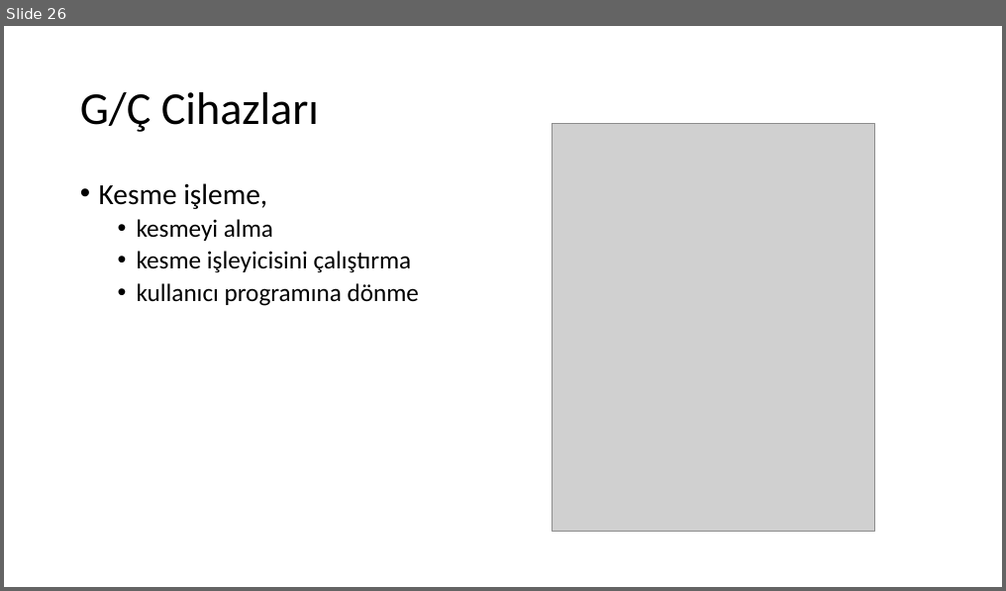
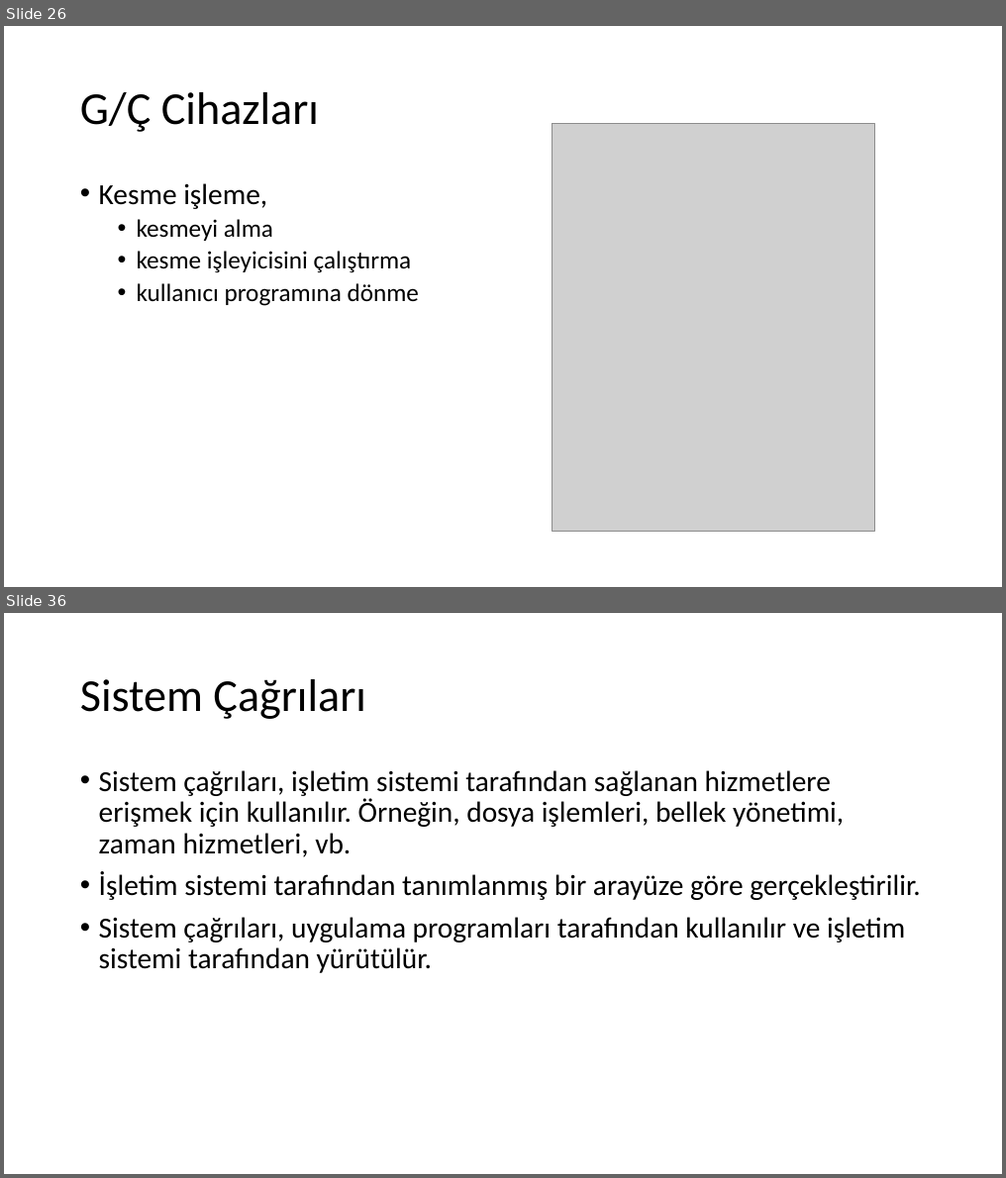
Before and after one commit to sercankulcu/sercankulcu.github.io, a slide deck: assets/teaching/os/1_Bolum_1_Giris.pptx. Shown one above the other, each under a label of ours: slide 26 before the commit, slides 26 and 36 after it; the slides between them are not shown. The pictures are 1006x591 and 1006x1178 pixels, drawn with LibreOffice and Linux fonts; fonts in the diff are those of the drawing; grey boxes stand for pictures. Boxes give left, top, right and bottom in pixels: in the first picture for what was removed or moved away, otherwise in the second. Text is boxed around its words. In the diff, an @@ line names an element or a change of style, - is before the commit and + after.

```diff
--- a/assets/teaching/os/1_Bolum_1_Giris.pptx
+++ b/assets/teaching/os/1_Bolum_1_Giris.pptx
@@ slide 36 added at box(4, 613, 1002, 1174), background #FFFFFF @@
@@ title added at box(80, 679, 365, 719), 44 pt, text #000000 @@
+Sistem Çağrıları
@@ text added at box(99, 770, 920, 973), 28 pt, text #000000 @@
+• Sistem çağrıları, işletim sistemi tarafından sağlanan hizmetlere erişmek için kullanılır. Örneğin, dosya işlemleri, bellek yönetimi, zaman hizmetleri, vb.
+• İşletim sistemi tarafından tanımlanmış bir arayüze göre gerçekleştirilir.
+• Sistem çağrıları, uygulama programları tarafından kullanılır ve işletim sistemi tarafından yürütülür.
```
Also in this commit, not shown: 2 slides changed, 30 other slides added, 7 slides removed, 1 other file.
